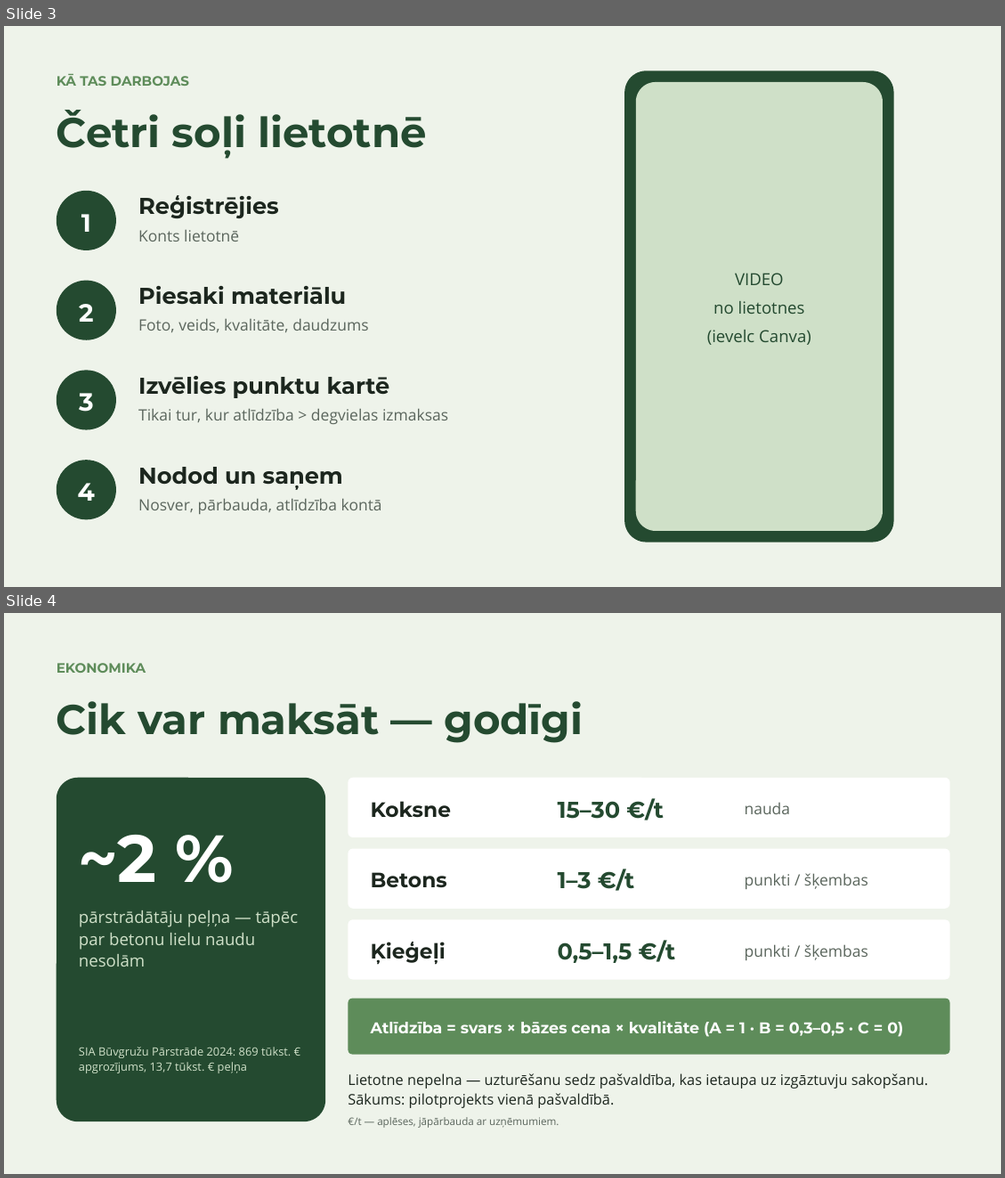
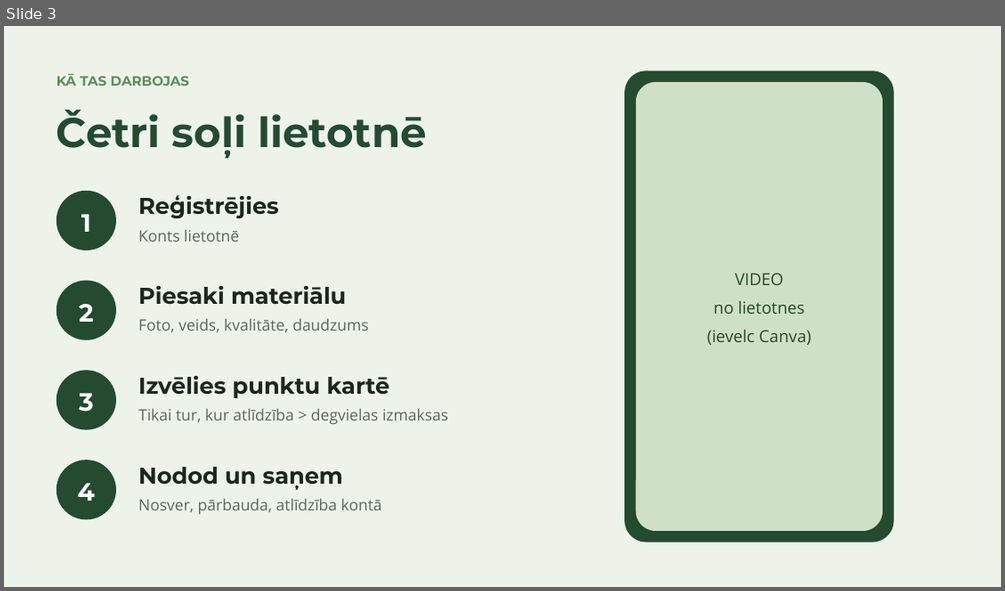
Before and after one commit to cimagustavs/Projekti_majaslapas, a slide deck: hakatons/buvgruzu-birza.pptx. Shown one above the other, each under a label of ours: slides 3 and 4 before the commit, slide 3 after it. The pictures are 1005x1178 and 1005x591 pixels, drawn with LibreOffice and Linux fonts; fonts in the diff are those of the drawing. Boxes give left, top, right and bottom in pixels: in the first picture for what was removed or moved away, otherwise in the second. Text is boxed around its words. In the diff, an @@ line names an element or a change of style, - is before the commit and + after.

```diff
--- a/hakatons/buvgruzu-birza.pptx
+++ b/hakatons/buvgruzu-birza.pptx
@@ slide 4 removed at box(4, 613, 1001, 1174), background #EEF3EA @@
@@ text removed at box(57, 663, 146, 673) @@
-EKONOMIKA
@@ text removed at box(57, 701, 582, 743) @@
-Cik var maksāt — godīgi
@@ rounded rectangle removed at box(57, 778, 325, 1121) @@
@@ rounded rectangle removed at box(348, 778, 950, 837) @@
@@ text removed at box(558, 798, 663, 820) @@
-15–30 €/t
@@ text removed at box(371, 801, 451, 817) @@
-Koksne
@@ text removed at box(744, 803, 791, 814) @@
-nauda
@@ text removed at box(79, 835, 157, 882) @@
-~2 %
@@ rounded rectangle removed at box(348, 849, 950, 908) @@
@@ text removed at box(371, 872, 447, 887) @@
-Betons
@@ text removed at box(558, 868, 635, 891) @@
-1–3 €/t
@@ text removed at box(744, 873, 868, 889) @@
-punkti / šķembas
@@ text removed at box(79, 910, 299, 966) @@
-pārstrādātāju peļņa — tāpēc par betonu lielu naudu nesolām
@@ rounded rectangle removed at box(348, 919, 950, 980) @@
@@ text removed at box(371, 941, 445, 964) @@
-Ķieģeļi
@@ text removed at box(558, 940, 676, 963) @@
-0,5–1,5 €/t
@@ text removed at box(744, 944, 868, 960) @@
-punkti / šķembas
@@ rounded rectangle removed at box(348, 998, 950, 1054) @@
@@ text removed at box(371, 1021, 903, 1037) @@
-Atlīdzība = svars × bāzes cena × kvalitāte (A = 1 · B = 0,3–0,5 · C = 0)
@@ text removed at box(79, 1046, 291, 1073) @@
-SIA Būvgružu Pārstrāde 2024: 869 tūkst. € apgrozījums, 13,7 tūkst. € peļņa
@@ text removed at box(348, 1073, 928, 1127) @@
-Lietotne nepelna — uzturēšanu sedz pašvaldība, kas ietaupa uz izgāztuvju sakopšanu. Sākums: pilotprojekts vienā pašvaldībā.
-€/t — aplēses, jāpārbauda ar uzņēmumiem.
```
Also in this commit, not shown: 2 slides changed, 1 slide added, 4 other files.
